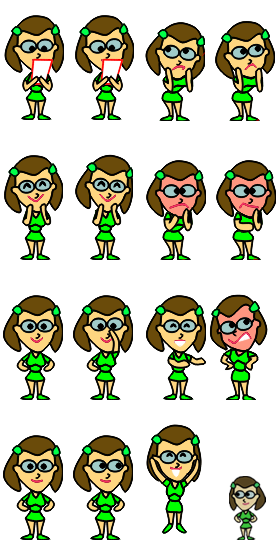
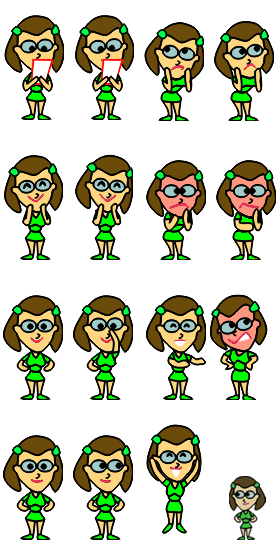
Revision of a layered 280px x 560px image; what changed, layer by layer:
showed "Слой 10 (копия)", painted on it over [20, 21, 275, 540]
painted on "Слой 15" over [20, 21, 275, 540]
removed layer "Слой 14" over [226, 345, 260, 400]
removed layer "Слой 13" over [163, 360, 206, 400]
removed layer "Слой 12" over [230, 257, 261, 260]
removed layer "Слой 11" over [160, 257, 191, 260]
removed layer "Слой 9" over [145, 22, 205, 121]
removed layer "Слой 10" over [215, 21, 275, 121]
removed layer "Слой 8" over [90, 492, 126, 540]
removed layer "Слой 7" over [20, 492, 56, 540]
removed layer "Слой 6" over [90, 397, 121, 400]
removed layer "Слой 5" over [20, 352, 56, 400]
removed layer "Слой 4" over [90, 257, 121, 260]
removed layer "Слой 3" over [20, 257, 51, 260]
removed layer "Слой 2" over [91, 117, 122, 120]
removed layer "Слой 1" over [21, 117, 52, 120]
